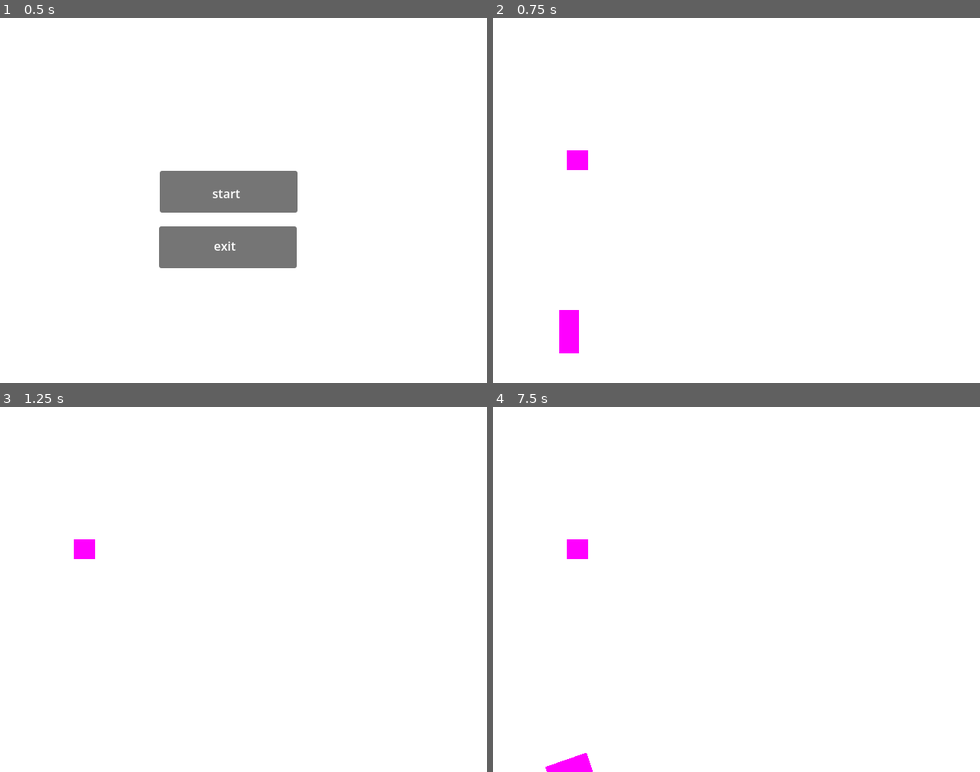
Above: before the commit, frames 1-4 (two rows, left to right).
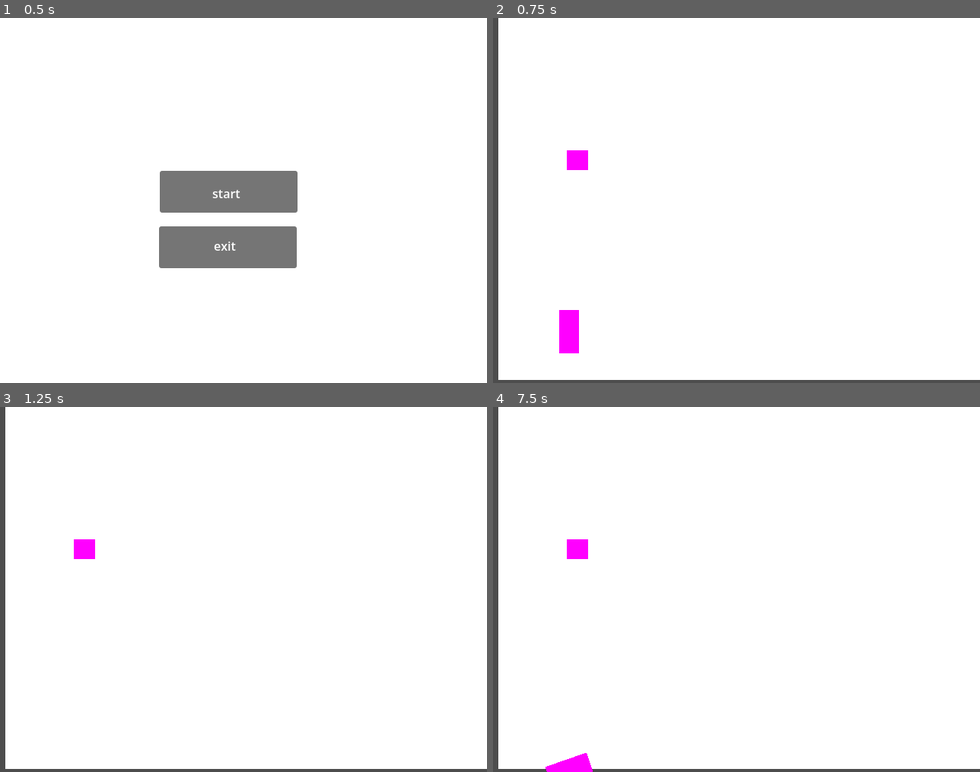
Above: after the commit, the same moments.

Repository: xmaggie05/gameJam
Game: Godot game, scene res://Scenes/main_menu.tscn
The game is run twice, just before and just after one commit, with the same random seed, the same clock (stepped at 60 frames per second) and the same inputs.
Inputs:
- Up to frame 1 (0.5 s): no input
- Up to frame 2 (0.75 s): click "start" at 0.5 s
- Up to frame 3 (1.25 s): no input
- Up to frame 4 (7.5 s): hold Up (up) 1.28-2.78 s; tap Enter at 2, 3.5, 5 s; tap Space at 2.75, 4.25, 5.75 s; tap Up (up) at 2.85, 5.1, 5.27, 5.57, 6.6, 6.77, 7.07, 7.35 s; hold Up (up) 3.53-5.03 s; hold Up (up) 5.78-6.53 s

Frame 1 is identical in both runs. In frame 2, 1.9% of the frame differs, in the area x 0-100%, y 0-100%; in frame 3, 1.9%; in frame 4, 1.8%.

Commit message:
horse level base done

Diff:
--- a/gamejam/Characters/airplane.tscn
+++ b/gamejam/Characters/airplane.tscn
@@ -11,7 +11,7 @@
 script = ExtResource("1_sg5er")
 
 [node name="Sprite2D" type="Sprite2D" parent="." unique_id=1498471734]
-position = Vector2(1.9073486e-06, 4.7683716e-07)
+position = Vector2(1.1368684e-13, 2.842171e-14)
 scale = Vector2(57.5, 26.375002)
 texture = SubResource("PlaceholderTexture2D_68eh7")
 
--- a/gamejam/Levels/airplane_level.tscn
+++ b/gamejam/Levels/airplane_level.tscn
@@ -13,8 +13,10 @@
 script = ExtResource("1_s8emw")
 
 [node name="TextureRect" type="TextureRect" parent="." unique_id=864975025]
-offset_right = 4968.0
-offset_bottom = 483.0
+offset_left = 7.0
+offset_top = -7.0
+offset_right = 4975.0
+offset_bottom = 476.0
 texture = SubResource("CanvasTexture_7gf5x")
 
 [node name="Ground" type="Area2D" parent="." unique_id=379179869]
--- /dev/null
+++ b/gamejam/fence.gd
@@ -0,0 +1,12 @@
+extends Area2D
+
+#func _on_detection_body_entered(body):
+	#if body.is_on_group("horse"):
+		#get_tree().change_scene_to_file("res://Scenes/main_menu.tscn")
+@onready var speed = get_parent().get_node("grassBackground").backspeed
+
+func _process(delta):
+	position += Vector2.LEFT * speed * delta
+func _on_body_entered(body) :
+	if (body.name == "horse"):
+		get_tree().change_scene_to_file("res://Scenes/main_menu.tscn")
--- /dev/null
+++ b/gamejam/fence.tscn
@@ -0,0 +1,37 @@
+[gd_scene format=3 uid="uid://c13th4apwvmq5"]
+
+[ext_resource type="Script" uid="uid://x8f4h470vutj" path="res://fence.gd" id="1_hsy3x"]
+
+[sub_resource type="PlaceholderTexture2D" id="PlaceholderTexture2D_8qd4e"]
+
+[sub_resource type="RectangleShape2D" id="RectangleShape2D_hsy3x"]
+size = Vector2(8.150918, 7.7393007)
+
+[sub_resource type="RectangleShape2D" id="RectangleShape2D_8qd4e"]
+size = Vector2(0.44233826, 0.43807065)
+
+[node name="fence" type="Area2D" unique_id=1168590376]
+script = ExtResource("1_hsy3x")
+
+[node name="Sprite2D" type="Sprite2D" parent="." unique_id=907922172]
+position = Vector2(1, -2)
+scale = Vector2(32.982815, -31.841064)
+texture = SubResource("PlaceholderTexture2D_8qd4e")
+
+[node name="CollisionShape2D" type="CollisionShape2D" parent="." unique_id=1655908748]
+position = Vector2(0.41233099, -1.75)
+scale = Vector2(4.070135, 4.070135)
+shape = SubResource("RectangleShape2D_hsy3x")
+debug_color = Color(0.69803923, 0.4862745, 0.28235295, 0.6)
+
+[node name="detection" type="Area2D" parent="." unique_id=1975372774]
+position = Vector2(132, -11)
+scale = Vector2(4.070135, 4.070135)
+
+[node name="CollisionShape2D" type="CollisionShape2D" parent="detection" unique_id=1349930978]
+position = Vector2(-32.233482, 2.2017958)
+rotation = -3.1415925
+scale = Vector2(17.990274, 17.990274)
+shape = SubResource("RectangleShape2D_8qd4e")
+
+[connection signal="body_entered" from="." to="." method="_on_body_entered"]
--- /dev/null
+++ b/gamejam/fence_timer.gd
@@ -0,0 +1,13 @@
+extends Timer
+
+var mintime = 1.0
+var maxtime = 4.0
+
+func _ready():
+	timeout.connect(randtime)
+	randtime()
+	start()
+
+func randtime():
+	wait_time = randf_range(mintime, maxtime)
+	start()
--- /dev/null
+++ b/gamejam/grass_background.gd
@@ -0,0 +1,5 @@
+extends ParallaxBackground
+
+var backspeed = 200
+func _process(delta):
+	scroll_base_offset -= Vector2(backspeed, 0) * delta
--- /dev/null
+++ b/gamejam/horse.gd
@@ -0,0 +1,18 @@
+extends CharacterBody2D
+
+var velocty = Vector2.ZERO
+var jump_velocity = Vector2.UP * 1000
+var speed_velocity = Vector2.RIGHT * 1000000
+var gravity = Vector2.DOWN * 2400
+
+func _process(delta):
+	#makes the user jump
+	if Input.is_action_just_pressed("up") and is_on_floor():
+		velocity = jump_velocity
+	if !is_on_floor():
+		velocity += gravity * delta
+
+	move_and_slide()
+
+func fence_hit():
+	get_tree().change_scene_to_file("res://Scenes/main_menu.tscn")
--- /dev/null
+++ b/gamejam/horse.tscn
@@ -0,0 +1,17 @@
+[gd_scene format=3 uid="uid://1r650kmffcep"]
+
+[sub_resource type="PlaceholderTexture2D" id="PlaceholderTexture2D_1x4sx"]
+
+[sub_resource type="CapsuleShape2D" id="CapsuleShape2D_eplvg"]
+
+[node name="horse" type="CharacterBody2D" unique_id=1562125514]
+scale = Vector2(1.8422847, 1.8822283)
+
+[node name="Sprite2D" type="Sprite2D" parent="." unique_id=17444712]
+position = Vector2(0, -1.1920929e-07)
+scale = Vector2(19.12323, 30.531914)
+texture = SubResource("PlaceholderTexture2D_1x4sx")
+
+[node name="CollisionShape2D" type="CollisionShape2D" parent="." unique_id=1380420233]
+shape = SubResource("CapsuleShape2D_eplvg")
+debug_color = Color(0.54509807, 0.3019608, 0.18039216, 1)
--- /dev/null
+++ b/gamejam/horse_level.gd
@@ -0,0 +1,12 @@
+extends Node2D
+
+var obstacle = preload("res://fence.tscn")
+
+func _ready():
+	pass
+
+
+func _on_fence_timer_timeout():
+	var obs = obstacle.instantiate()
+	obs.position = Vector2(700, 400)
+	add_child(obs)
--- /dev/null
+++ b/gamejam/horse_level.tscn
@@ -0,0 +1,50 @@
+[gd_scene format=3 uid="uid://4bcicnbc2hx2"]
+
+[ext_resource type="Script" uid="uid://s2eay6634fo0" path="res://horse_level.gd" id="1_i45n8"]
+[ext_resource type="PackedScene" uid="uid://1r650kmffcep" path="res://horse.tscn" id="2_2g8bj"]
+[ext_resource type="Texture2D" uid="uid://cnobtfbi3lsko" path="res://Assets/grass.png" id="2_jhby4"]
+[ext_resource type="Script" uid="uid://bms66oumxayxe" path="res://grass_background.gd" id="2_rcdom"]
+[ext_resource type="Script" uid="uid://cibf3yonx8if1" path="res://horse.gd" id="3_2g8bj"]
+[ext_resource type="PackedScene" uid="uid://c13th4apwvmq5" path="res://fence.tscn" id="4_pyqi7"]
+[ext_resource type="Script" uid="uid://bw833p2wpsbhv" path="res://fence_timer.gd" id="7_rcdom"]
+
+[sub_resource type="RectangleShape2D" id="RectangleShape2D_jhby4"]
+size = Vector2(10.6764965, 20)
+
+[node name="horse_level" type="Node2D" unique_id=1914466682]
+script = ExtResource("1_i45n8")
+
+[node name="horse" parent="." unique_id=1562125514 instance=ExtResource("2_2g8bj")]
+position = Vector2(80, 393.99997)
+scale = Vector2(2.799388, -2.8331904)
+script = ExtResource("3_2g8bj")
+
+[node name="StaticBody2D" type="StaticBody2D" parent="." unique_id=1025800163]
+
+[node name="CollisionShape2D" type="CollisionShape2D" parent="StaticBody2D" unique_id=604193491]
+position = Vector2(3445, 477)
+rotation = 3.1415927
+scale = Vector2(644.49744, -4.034542)
+shape = SubResource("RectangleShape2D_jhby4")
+
+[node name="grassBackground" type="ParallaxBackground" parent="." unique_id=1179324920]
+script = ExtResource("2_rcdom")
+
+[node name="ParallaxLayer" type="ParallaxLayer" parent="grassBackground" unique_id=2138095943]
+position = Vector2(2, -1)
+motion_mirroring = Vector2(640, 0)
+
+[node name="background" type="Sprite2D" parent="grassBackground/ParallaxLayer" unique_id=122110788]
+position = Vector2(319, 240)
+texture = ExtResource("2_jhby4")
+
+[node name="fence" parent="." unique_id=1528565561 instance=ExtResource("4_pyqi7")]
+position = Vector2(703, 418.00003)
+scale = Vector2(0.6880496, 0.6880496)
+
+[node name="fenceTimer" type="Timer" parent="." unique_id=1514286109]
+wait_time = 1.5
+autostart = true
+script = ExtResource("7_rcdom")
+
+[connection signal="timeout" from="fenceTimer" to="." method="_on_fence_timer_timeout"]
--- a/gamejam/project.godot
+++ b/gamejam/project.godot
@@ -28,6 +28,11 @@
 , Object(InputEventKey,"resource_local_to_scene":false,"resource_name":"","device":-1,"window_id":0,"alt_pressed":false …(183 unchanged characters)…
 ]
 }
+dash={
+"deadzone": 0.2,
+"events": [Object(InputEventKey,"resource_local_to_scene":false,"resource_name":"","device":0,"window_id":0,"alt_pressed":false,"shift_pressed":false,"ctrl_pressed":false,"meta_pressed":false,"pressed":false,"keycode":0,"physical_keycode":32,"key_label":0,"unicode":0,"location":0,"echo":false,"script":null)
+]
+}
 
 [physics]
 
Binary file added: gamejam/Assets/grass.png
Not shown, added: gamejam/Assets/grass.png.import
Not shown, added: gamejam/fence.gd.uid
Not shown, added: gamejam/fence_timer.gd.uid
Not shown, added: gamejam/grass_background.gd.uid
Not shown, added: gamejam/horse.gd.uid
Not shown, added: gamejam/horse_level.gd.uid
Not shown, added: gamejam/horse_level.tscn60874158131.tmp
Not shown, added: gamejam/horse_level.tscn60883254267.tmp
Not shown, added: gamejam/horse_level.tscn60906537968.tmp
